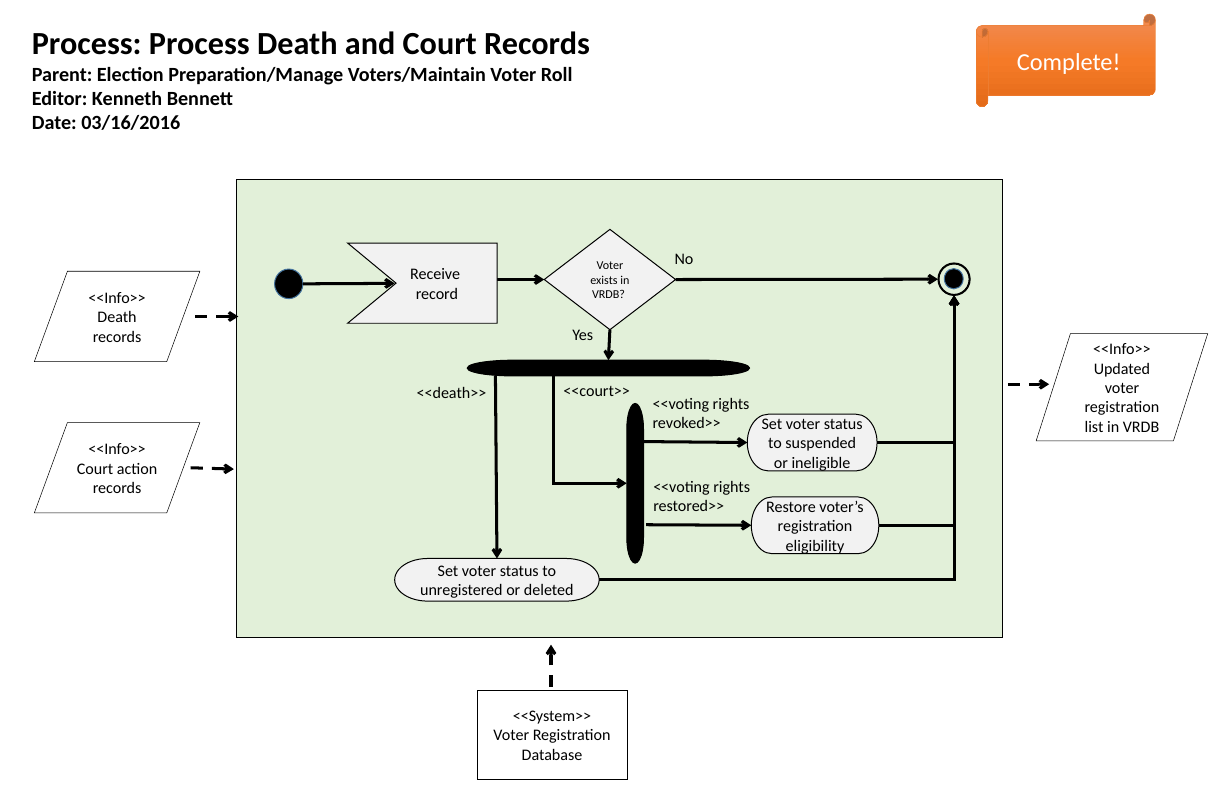
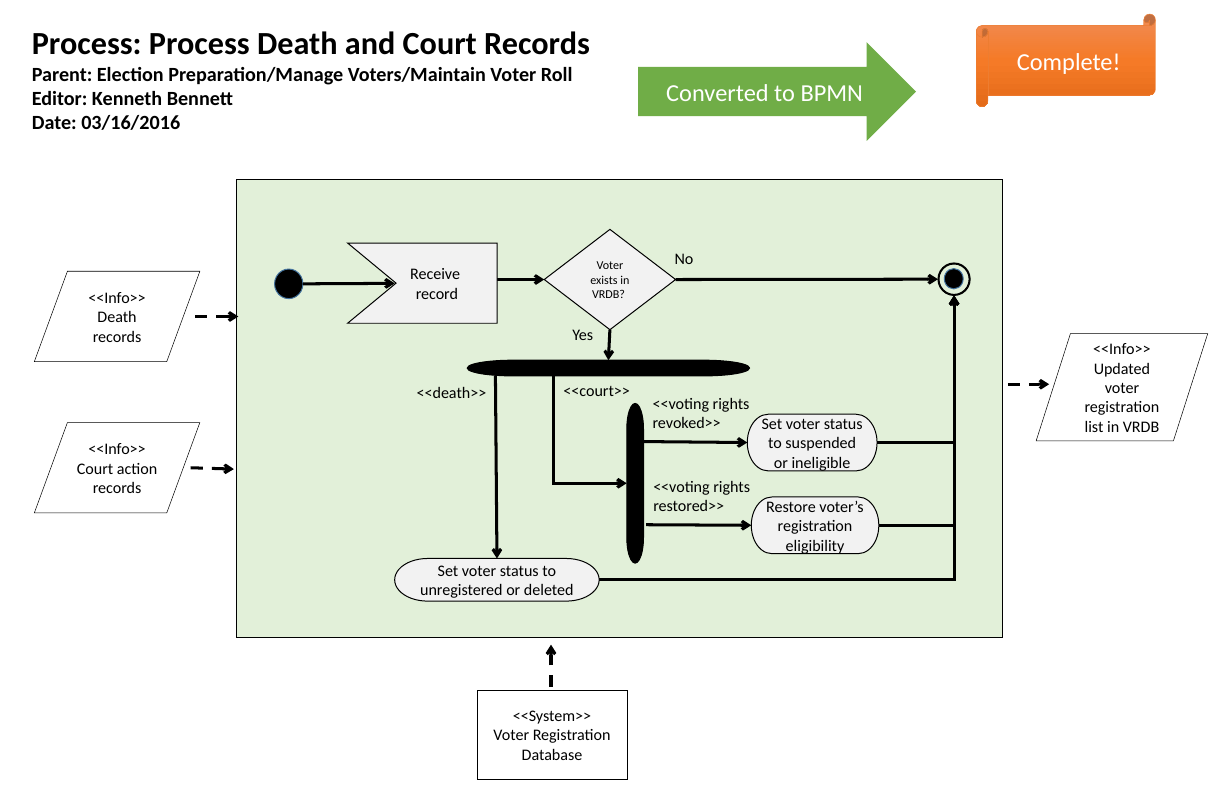
Before and after one commit to usnistgov/ElectionModeling, a slide deck: slide 20 of Election Modeling.pptx. Drawn at 1232x797 pixels with LibreOffice and Linux fonts; fonts in the diff are those of the drawing. Boxes give left, top, right and bottom in pixels: in the first picture for what was removed or moved away, otherwise in the second. Text is boxed around its words. In the diff, an @@ line names an element or a change of style, - is before the commit and + after.

```diff
--- a/Election Modeling.pptx
+++ b/Election Modeling.pptx
@@ right arrow added at [638, 42, 916, 141], fill #70AD47, 24.2 pt, text #FFFFFF @@
+Converted to BPMN
```
Also in this commit, not shown: 5 other slides changed.
